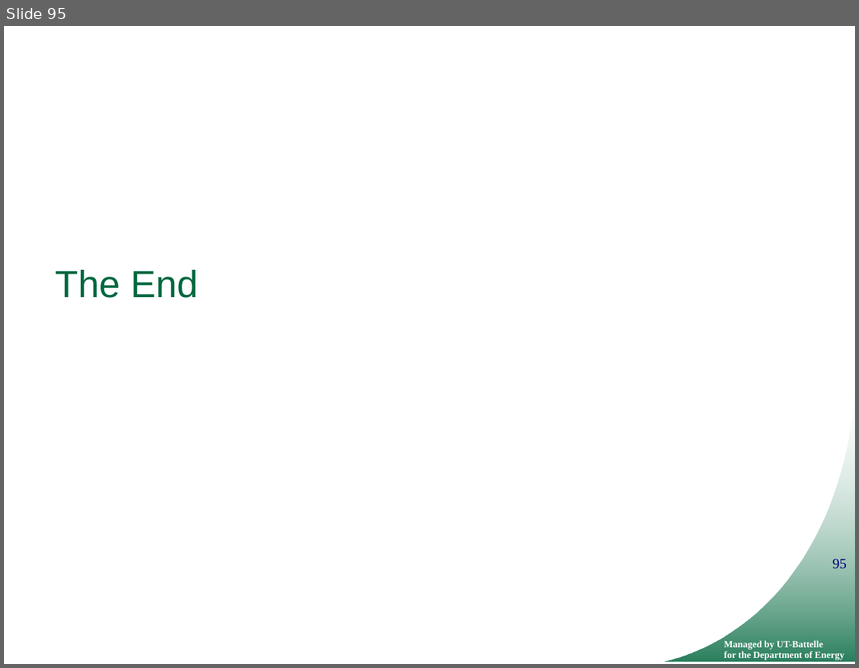
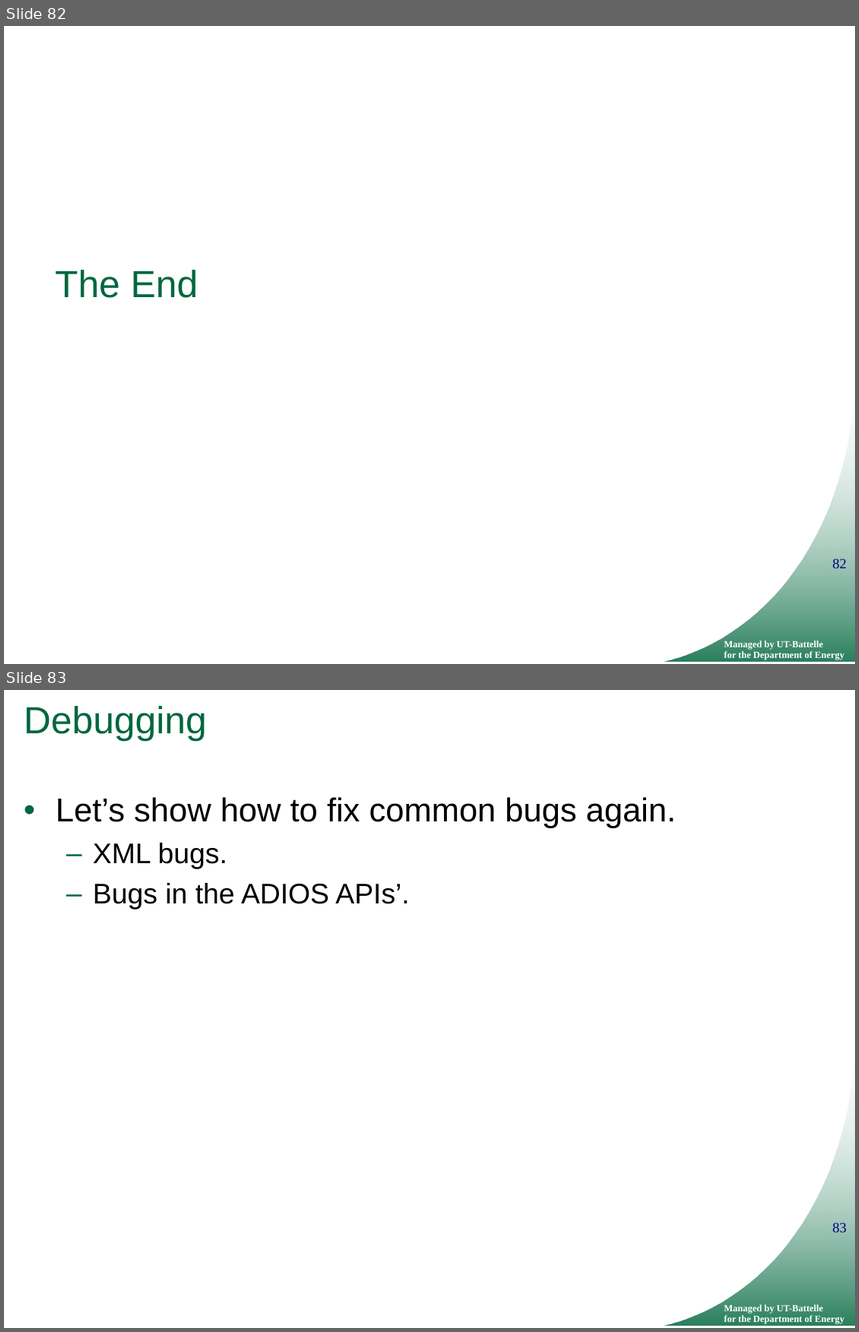
Before and after one commit to ornladios/ADIOS, a slide deck: tutorial/adios_api_scidac_tutorial.pptx. Shown one above the other, each under a label of ours: slide 95 before the commit, slides 82 and 83 after it. The pictures are 859x668 and 859x1332 pixels, drawn with LibreOffice and Linux fonts; fonts in the diff are those of the drawing; background and template pictures are left out. Boxes give left, top, right and bottom in pixels: in the first picture for what was removed or moved away, otherwise in the second. Text is boxed around its words. In the diff, an @@ line names an element or a change of style, - is before the commit and + after.

```diff
--- a/tutorial/adios_api_scidac_tutorial.pptx
+++ b/tutorial/adios_api_scidac_tutorial.pptx
@@ slide 83 added at [4,690,855,1328], background #FFFFFF; not listed: 3 template elements that a slide beside it also shows @@
@@ title added at [24,706,207,742], 32 pt, text #00673E @@
+Debugging
@@ text added at [56,797,676,910], 28 pt, text #000000 @@
+• Let’s show how to fix common bugs again.
+  – XML bugs.
+  – Bugs in the ADIOS APIs’.
@@ what was slide 95 is now slide 82 @@
@@ page number at [832,559,847,569]: text changed @@
-95
+82
```
Also in this commit, not shown: 23 slides changed, 1 other slide added, 14 slides removed.
